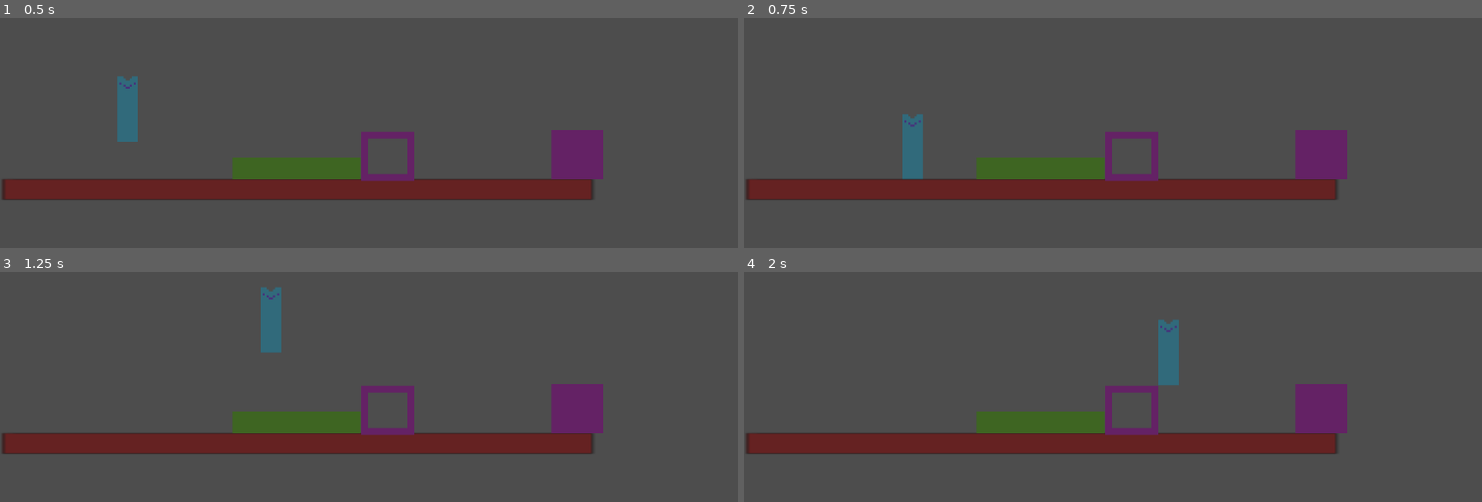
Above: before the commit, frames 1-4 (two rows, left to right).
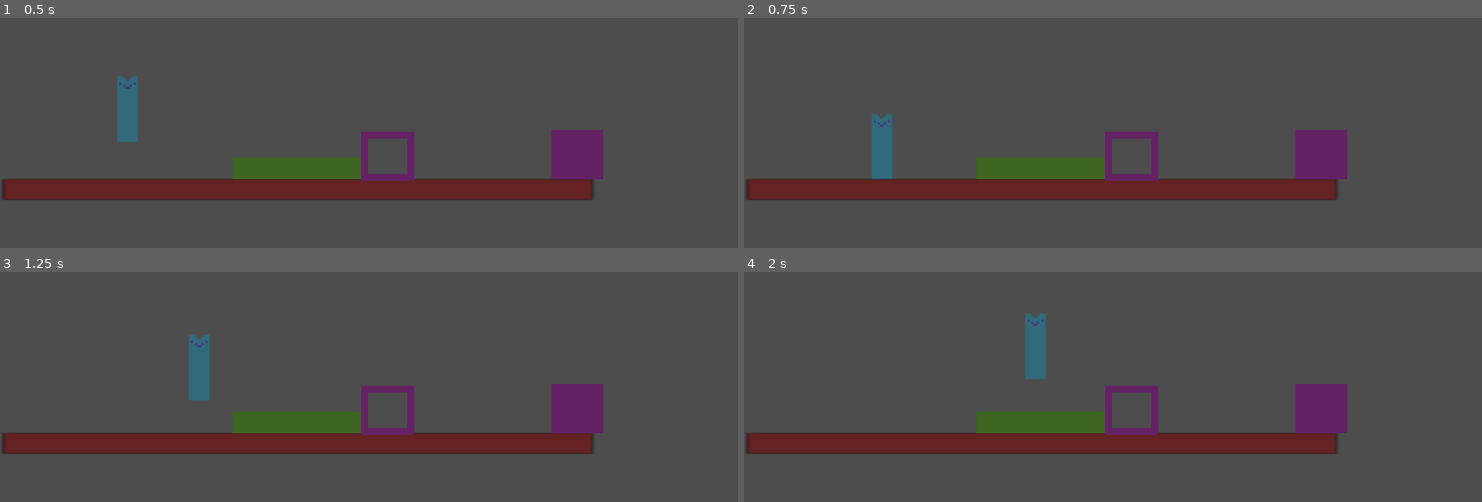
Above: after the commit, the same moments.

Repository: ldahleen54/gameoff-gamejam-2023
Game: Godot game, scene res://Scenes/scene1.tscn
The game is run twice, just before and just after one commit, with the same random seed, the same clock (stepped at 60 frames per second) and the same inputs.
Inputs:
- Up to frame 1 (0.5 s): no input
- Up to frame 2 (0.75 s): hold Right (ui_right) from 0.53 s (still down); tap Up (ui_up) at 0.6 s
- Up to frame 3 (1.25 s): keep holding Right (ui_right); tap Up (ui_up) at 0.77, 1.07 s
- Up to frame 4 (2 s): keep holding Right (ui_right); tap Up (ui_up) at 1.35, 1.52, 1.82 s

Frame 1 is identical in both runs. In frame 2, 1.5% of the frame differs, in the area x 17-25%, y 41-71%; in frame 3, 1.6%, in the area x 25-39%, y 6-56%; in frame 4, 1.6%.

Commit message:
Made gravity faster and jumping weaker. Also the player has momentum but cannot change momentum mid-air

Diff:
--- a/Scripts/PlayerMovement.gd
+++ b/Scripts/PlayerMovement.gd
@@ -1,8 +1,8 @@
 extends CharacterBody2D
 
 
-const SPEED = 300.0
-const JUMP_VELOCITY = 400.0
+const SPEED = 180.0
+const JUMP_VELOCITY = 250.0
 
 # Get the gravity from the project settings to be synced with RigidBody nodes.
 #var gravity = ProjectSettings.get_setting("physics/2d/default_gravity")
@@ -15,14 +15,16 @@
 	# Handle Jump.
 	if Input.is_action_just_pressed("ui_up") and is_on_floor():
 		velocity.y -= JUMP_VELOCITY
-		#pass
 
 	# Get the input direction and handle the movement/deceleration.
-	# As good practice, you should replace UI actions with custom gameplay actions.
-	var direction = Input.get_axis("ui_left", "ui_right")
-	if direction:
+
+	if is_on_floor():
+		var direction = Input.get_axis("ui_left", "ui_right")
 		velocity.x = direction * SPEED
 	else:
-		velocity.x = move_toward(velocity.x, 0, SPEED)
+		pass
 
 	move_and_slide()
+
+	if is_on_floor():
+		velocity.y = 0
